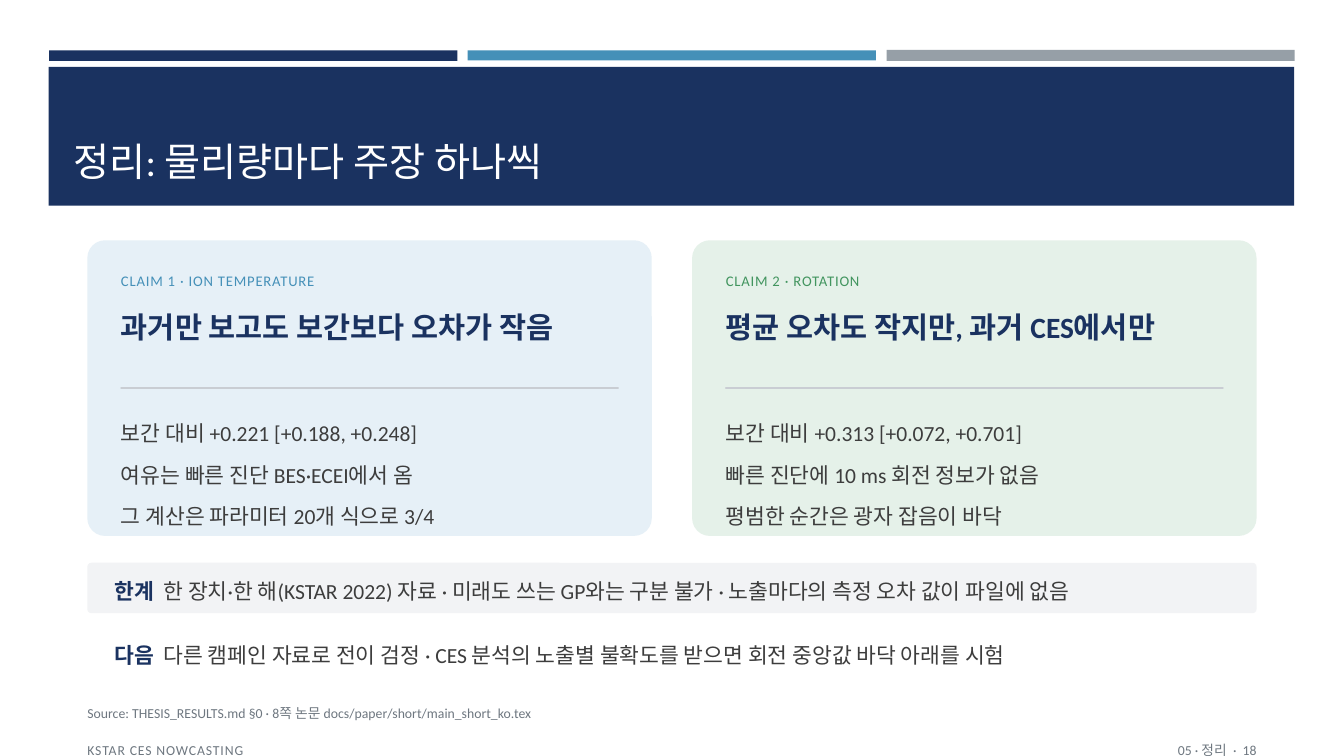
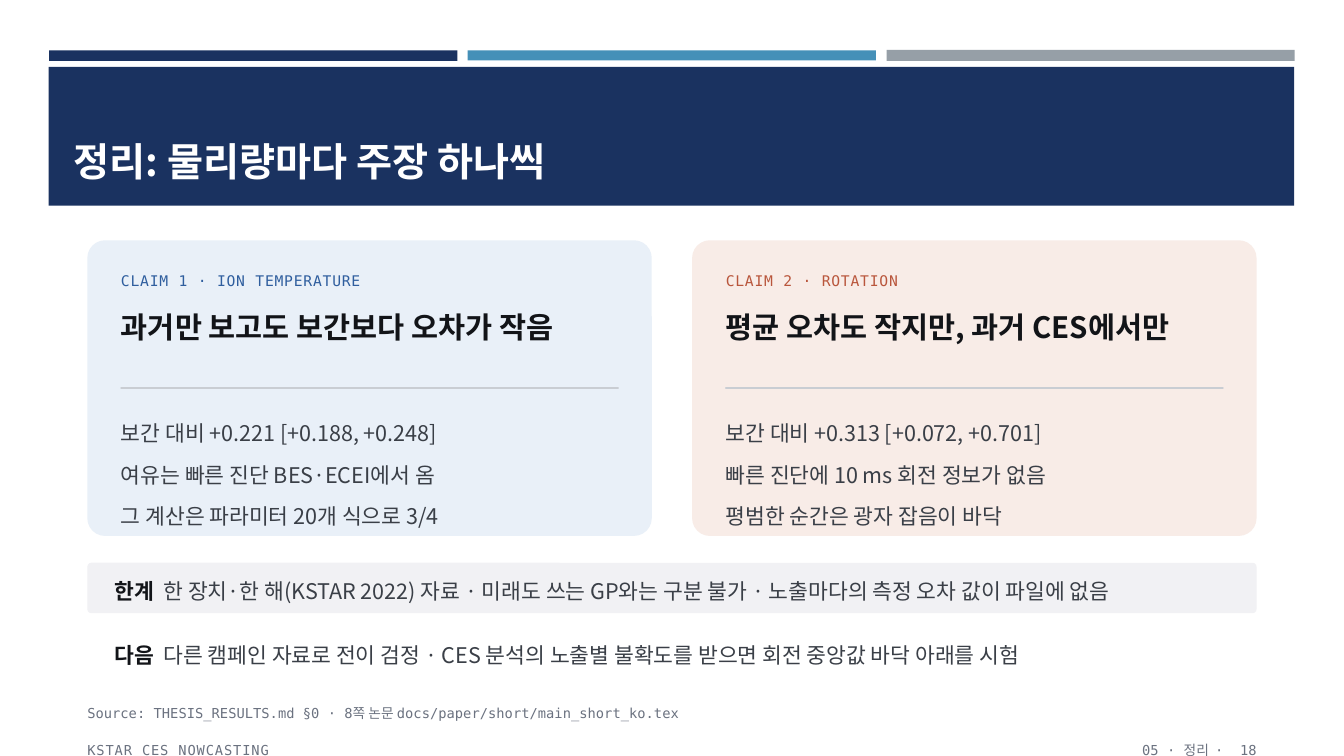
Before and after one commit to iseungsang01/ml-intern-revision, a slide deck: slide 18 of docs/presentation/KSTAR_CES_발표_v2.pptx. Drawn at 1344x756 pixels with LibreOffice and Linux fonts; fonts in the diff are those of the drawing. Boxes give left, top, right and bottom in pixels: in the first picture for what was removed or moved away, otherwise in the second. Text is boxed around its words. In the diff, an @@ line names an element or a change of style, - is before the commit and + after.

Commit message:
Talk deck v2: take only the background shapes from the lab template (three colour bars, navy title band, navy block on the cover); fonts (Pretendard, IBM Plex Mono), colours and layout back to v1. Titles sit in the band in white Pretendard bold. Rendered and checked

```diff
--- a/docs/presentation/KSTAR_CES_발표_v2.pptx
+++ b/docs/presentation/KSTAR_CES_발표_v2.pptx
@@ title "정리: 물리량마다 주장 하나씩" at <box>74,143,545,180</box>: font Calibri to Noto Sans CJK KR, bold on @@
@@ rounded rectangle at <box>88,240,652,535</box>: fill #E6F0F7 to #E9F0F8 @@
@@ text "CLAIM 1 · ION TEMPERATURE" at <box>121,275,360,286</box>: font Calibri to DejaVu Sans Mono, text colour #4590B8 to #2F5E9E @@
@@ rounded rectangle at <box>693,240,1257,535</box>: fill #E5F1E9 to #F8ECE7 @@
@@ text "CLAIM 2 · ROTATION" at <box>726,275,898,286</box>: font Calibri to DejaVu Sans Mono, text colour #42955F to #B9563C @@
@@ text "과거만 보고도 보간보다 오차가 작음" at <box>121,313,553,341</box>: font Calibri to Noto Sans CJK KR, text colour #1A3260 to #121418 @@
@@ text "평균 오차도 작지만, 과거 CES에서만" at <box>726,313,1169,344</box>: font Calibri to Noto Sans CJK KR, text colour #1A3260 to #121418 @@
@@ text "보간 대비 +0.221 [+0.188, +0.248]" at <box>121,423,438,528</box>: font Calibri to Noto Sans CJK KR, text colour #3D3D3D to #3A3F47 @@
@@ text "보간 대비 +0.313 [+0.072, +0.701]" at <box>726,423,1046,526</box>: font Calibri to Noto Sans CJK KR, text colour #3D3D3D to #3A3F47 @@
@@ rounded rectangle at <box>88,563,1257,613</box>: fill #F2F3F5 to #F1F1F4 @@
@@ text "한계 한 장치·한 해(KSTAR 2022) ..." at <box>114,581,1110,603</box>: font Calibri to Noto Sans CJK KR, text colour #3D3D3D to #3A3F47; text colour #1A3260 to #121418 in "한계" @@
@@ text "다음 다른 캠페인 자료로 전이 ..." at <box>114,645,1019,665</box>: font Calibri to Noto Sans CJK KR, text colour #3D3D3D to #3A3F47; text colour #1A3260 to #121418 in "다음" @@
@@ font Calibri to DejaVu Sans Mono, text colour #6E7780 to #6B7280 in 3 elements at <box>87,707,679,721</box>, <box>87,745,268,755</box>, <box>1142,743,1257,756</box> @@
```
Also in this commit, not shown: 17 other slides changed, 1 other file.
